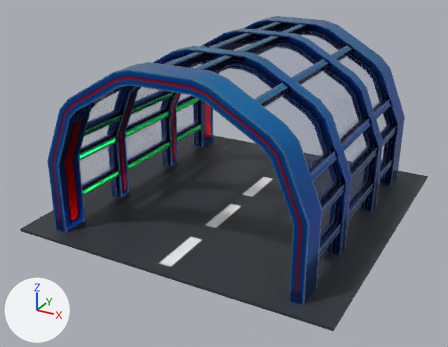
The glTF model models/standard-map/kartkids_base_trk_420_tun_closed_entry_1x1.gltf as it was, and as the next commit left it.
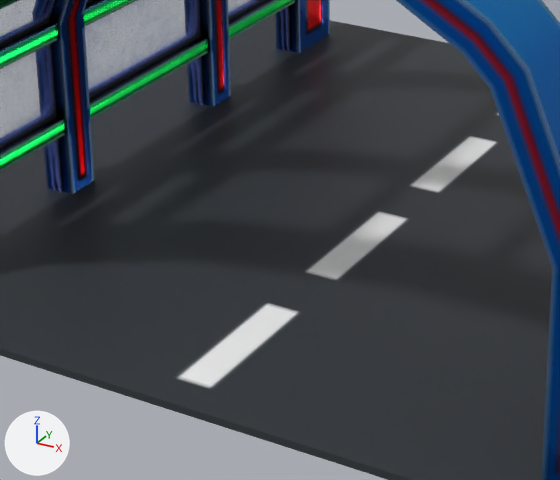
Each version appears first whole from a camera (50 mm lens) standing at (8.47, -16.62, 9.23) and looking at (-0.23, -0.81, 1.32), and next in a close-up on the part from 21% to 66% of the width and 37% to 86% of the height. Lighting does not change. The marker at lower left points along +X, +Y and +Z. The older version's two pictures come first.

Before the edit, the objects in view are built like this:
```python
me_cube_062 = bpy.data.meshes.new('Cube.062')
me_cube_062.from_pydata(...)  # 16 vertices, 28 faces; spans x -5.0..5.0, y -5.0..5.0, z 0.0..0.09
me_cube_062.materials.append(mat_asphalt)
me_kartkids_base_trk_440_tun_closed_exit_1x1_003 = bpy.data.meshes.new('kartkids_base_trk_440_tun_closed_exit_1x1.003')
me_kartkids_base_trk_440_tun_closed_exit_1x1_003.from_pydata(...)  # 320 vertices, 476 faces; spans x -4.04..4.04, y -4.49..4.49, z 0.08..5.39
me_kartkids_base_trk_440_tun_closed_exit_1x1_003.materials.append(mat_tunnels)
ob_kartkids_base_trk_010_rd_straight_1x1_014 = bpy.data.objects.new('kartkids_base_trk_010_rd_straight_1x1.014', me_cube_062)
ob_kartkids_base_trk_010_rd_straight_1x1_014.location = (0.0, 0.0, 0.0)
ob_kartkids_base_trk_440_tun_closed_exit_1x1_001 = bpy.data.objects.new('kartkids_base_trk_440_tun_closed_exit_1x1.001', me_kartkids_base_trk_440_tun_closed_exit_1x1_003)
ob_kartkids_base_trk_440_tun_closed_exit_1x1_001.location = (0.0, 0.0, 0.0)
```
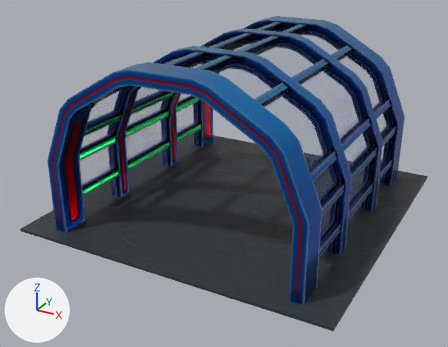
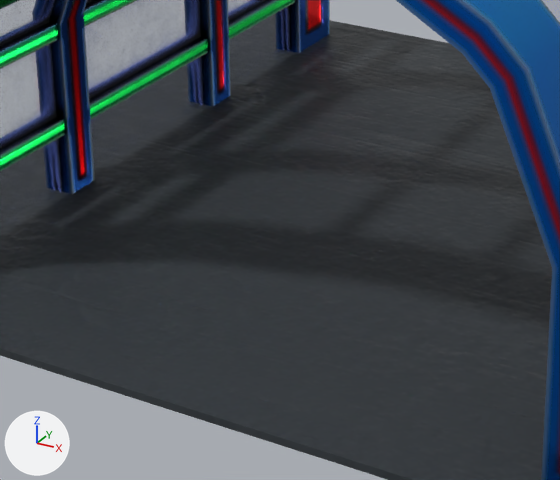
Boxes [x1, y1, x2, y2] around the edits, measured in the close-ups (560 x 480 px):
'kartkids_base_trk_010_rd_straight_1x1.014', recoloured
    both: [173, 110, 501, 392]

The change in detail:
Picture 'AtlasAsphalt2_OcclusionRoughnessMetallic' (img_atlasasphalt2_occlusionroughnessmetallic) is new.
Picture 'AtlasAsphalt2_Normal' (img_atlasasphalt2_normal) is new.
Picture 'AtlasAsphalt2_BaseColor' (img_atlasasphalt2_basecolor) is new.
Material 'asphalt 2' (mat_asphalt_2) is new.
Uses the picture img_atlasasphalt2_basecolor.
Uses the picture img_atlasasphalt2_normal.
Uses the picture img_atlasasphalt2_occlusionroughnessmetallic.
me_cube_062 has 16 vertices, 28 faces and spans x -5.0..5.0, y -5.0..5.0, z 0.0..0.09.
me_cube_062 no longer uses material mat_asphalt.
me_cube_062 gains material mat_asphalt_2.
